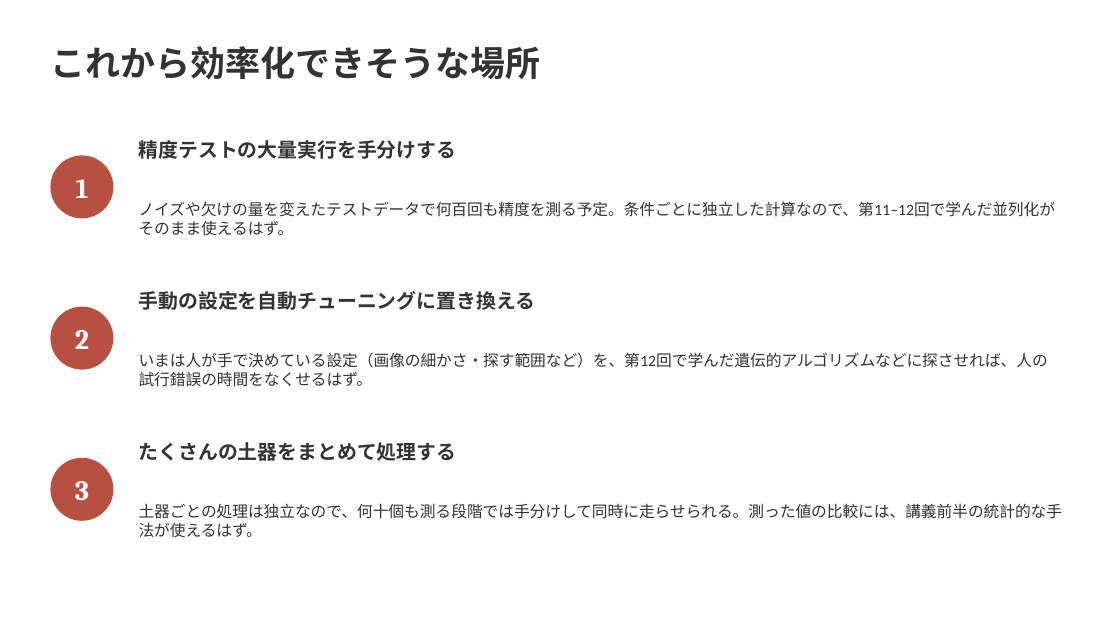
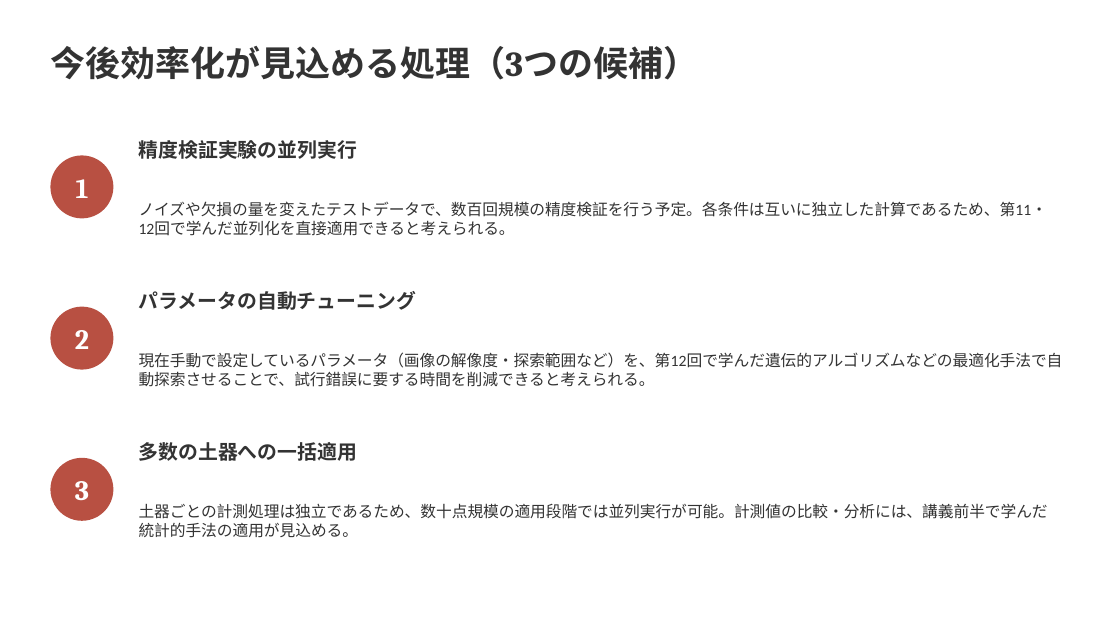
Before and after one commit to Ryusan09/MultivariatAanalysis, a slide deck: slide 7 of 13/第13回発表_修士研究と大規模計算.pptx. Drawn at 1120x630 pixels with LibreOffice and Linux fonts; fonts in the diff are those of the drawing. Boxes give left, top, right and bottom in pixels: in the first picture for what was removed or moved away, otherwise in the second. Text is boxed around its words. In the diff, an @@ line names an element or a change of style, - is before the commit and + after.

```diff
--- a/13/第13回発表_修士研究と大規模計算.pptx
+++ b/13/第13回発表_修士研究と大規模計算.pptx
@@ text at (50, 46, 698, 80): text changed @@
-これから効率化できそうな場所
+今後効率化が見込める処理（3つの候補）
@@ text at (139, 140, 358, 159): text changed @@
-精度テストの大量実行を手分けする
+精度検証実験の並列実行
@@ text at (139, 201, 1047, 236): text changed @@
-ノイズや欠けの量を変えたテストデータで何百回も精度を測る予定。条件ごとに独立した計算なので、第11–12回で学んだ並列化がそのまま使えるはず。
+ノイズや欠損の量を変えたテストデータで、数百回規模の精度検証を行う予定。各条件は互いに独立した計算であるため、第11・12回で学んだ並列化を直接適用できると考えられる。
@@ text at (139, 291, 417, 310): text changed @@
-手動の設定を自動チューニングに置き換える
+パラメータの自動チューニング
@@ text at (139, 352, 1063, 387): text changed @@
-いまは人が手で決めている設定（画像の細かさ・探す範囲など）を、第12回で学んだ遺伝的アルゴリズムなどに探させれば、人の試行錯誤の時間をなくせるはず。
+現在手動で設定しているパラメータ（画像の解像度・探索範囲など）を、第12回で学んだ遺伝的アルゴリズムなどの最適化手法で自動探索させることで、試行錯誤に要する時間を削減できると考えられる。
@@ text at (139, 442, 358, 461): text changed @@
-たくさんの土器をまとめて処理する
+多数の土器への一括適用
@@ text at (139, 503, 1048, 538): text changed @@
-土器ごとの処理は独立なので、何十個も測る段階では手分けして同時に走らせられる。測った値の比較には、講義前半の統計的な手法が使えるはず。
+土器ごとの計測処理は独立であるため、数十点規模の適用段階では並列実行が可能。計測値の比較・分析には、講義前半で学んだ統計的手法の適用が見込める。
```
Also in this commit, not shown: 8 other slides changed.
